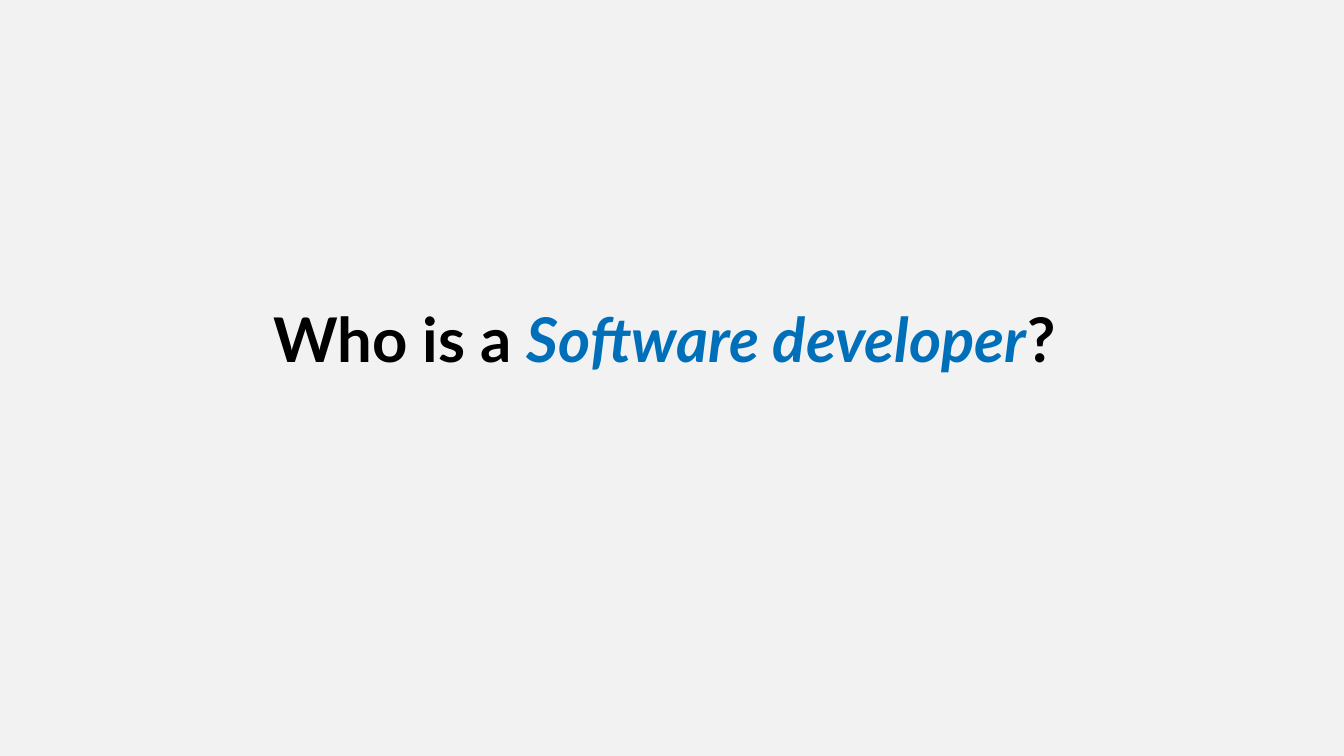
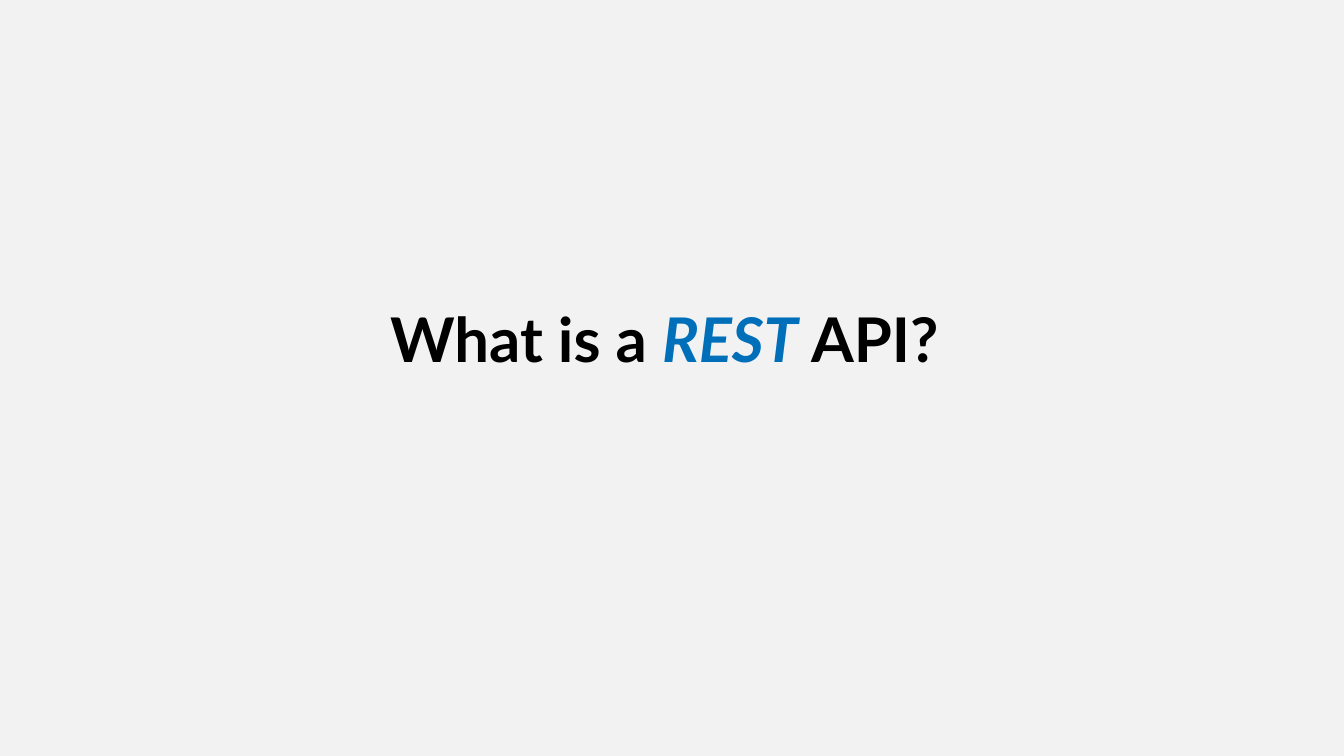
Before and after one commit to SQLShark/MachineLearningFromModelToProduction, a slide deck: slide 2 of Slides/M4 - Creating a REST API.pptx (slide 8 before the commit). Drawn at 1344x756 pixels with LibreOffice and Linux fonts; fonts in the diff are those of the drawing. Boxes give left, top, right and bottom in pixels: in the first picture for what was removed or moved away, otherwise in the second. Text is boxed around its words. In the diff, an @@ line names an element or a change of style, - is before the commit and + after.

```diff
--- a/Slides/M4 - Creating a REST API.pptx
+++ b/Slides/M4 - Creating a REST API.pptx
@@ text at (x1=390, y1=316, x2=938, y2=363): text changed; text colour #006FBA to #000000; italic off @@
-Who is a Software developer?
+What is a REST API?
```
Also in this commit, not shown: 1 other slide changed, 5 slides added, 6 slides removed, 7 other files.
